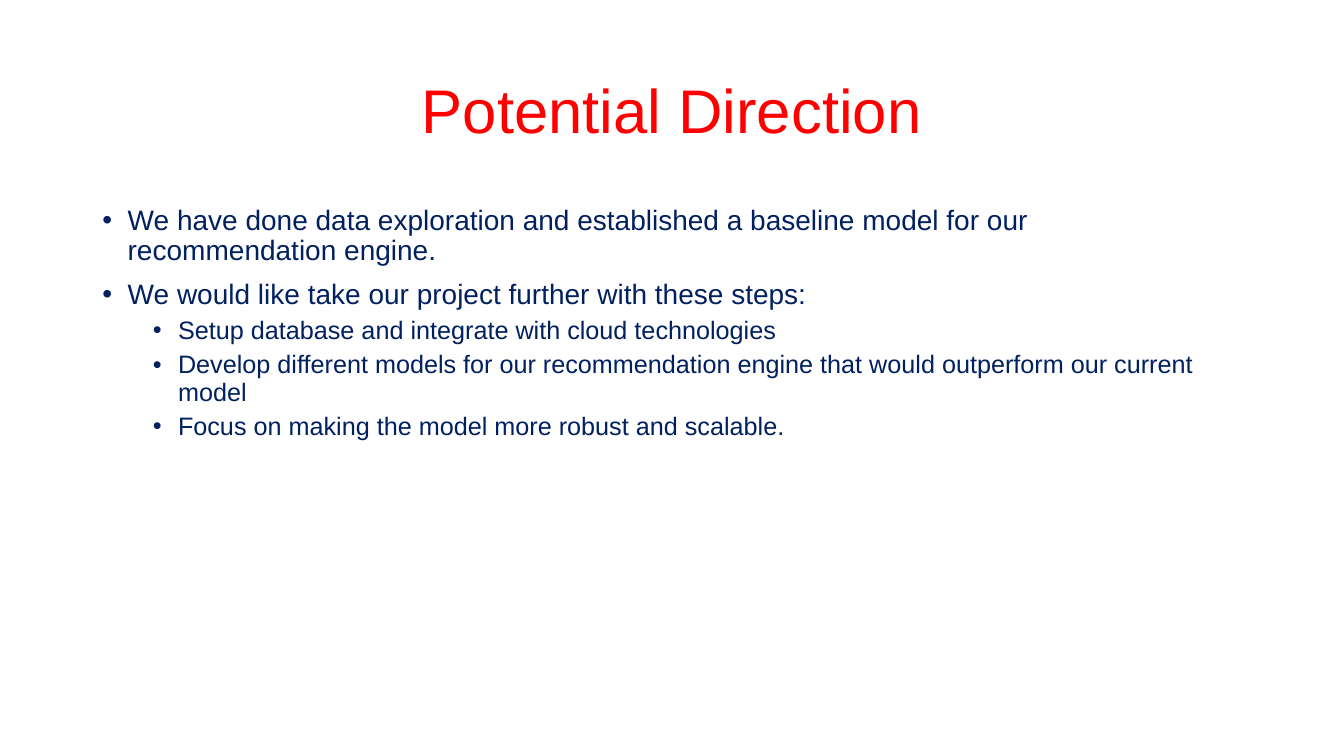
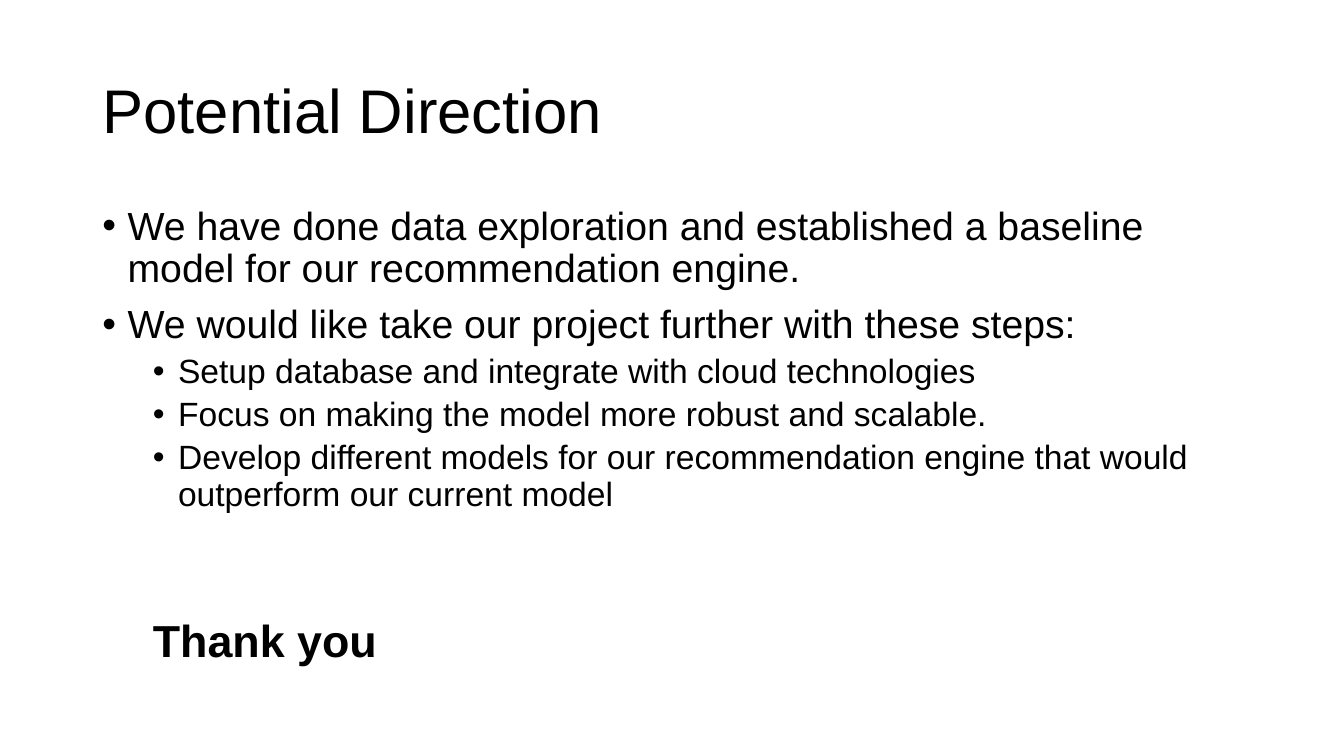
Before and after one commit to methoddatascience/Libra, a slide deck: slide 17 of reviewly/reviewly_libra.pptx (slide 8 before the commit). Drawn at 1344x756 pixels with LibreOffice and Linux fonts; fonts in the diff are those of the drawing; background and template pictures are left out. Boxes give left, top, right and bottom in pixels: in the first picture for what was removed or moved away, otherwise in the second. Text is boxed around its words. In the diff, an @@ line names an element or a change of style, - is before the commit and + after.

```diff
--- a/reviewly/reviewly_libra.pptx
+++ b/reviewly/reviewly_libra.pptx
@@ title "Potential Direction" at box(102, 88, 602, 134): text colour #FF0000 to #000000; alignment centre to left @@
@@ text at box(128, 211, 1188, 513): size 20 to 28 pt in "We have done data exploration and established ...", "We would like take our project further ..."; text colour #002060 to #000000 in "We have done data exploration and established ...", "We would like take our project further ...", "Setup database and integrate with cloud technologies", "Develop different models for our recommendation engine ..."; size 18 to 24 pt in "Setup database and integrate with cloud technologies", "Develop different models for our recommendation engine ..." @@
@@ text at box(178, 401, 987, 433): paragraph added @@
+  • Focus on making the model more robust and scalable.
@@ text at box(153, 624, 377, 666): text changed; size 18 to 32 pt; text colour #002060 to #000000; bold on @@
-  • Focus on making the model more robust and scalable.
+  Thank you
```
Also in this commit, not shown: 7 other slides changed, 9 slides added, 1 slide removed.
